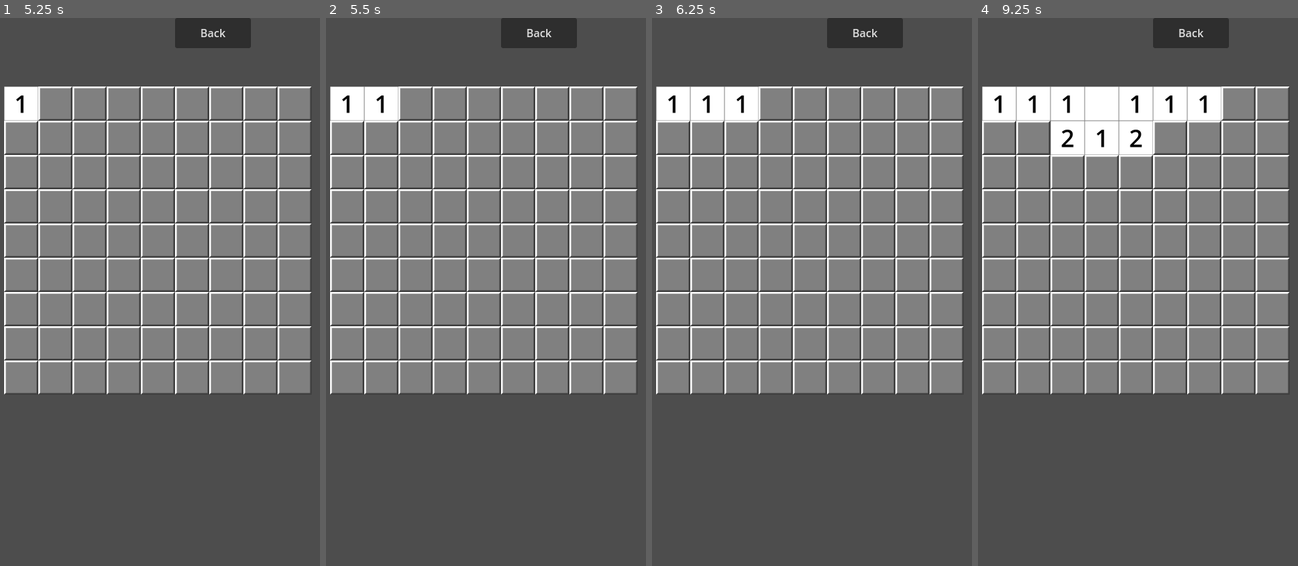
Above: before the commit, frames 1-4 (left to right).
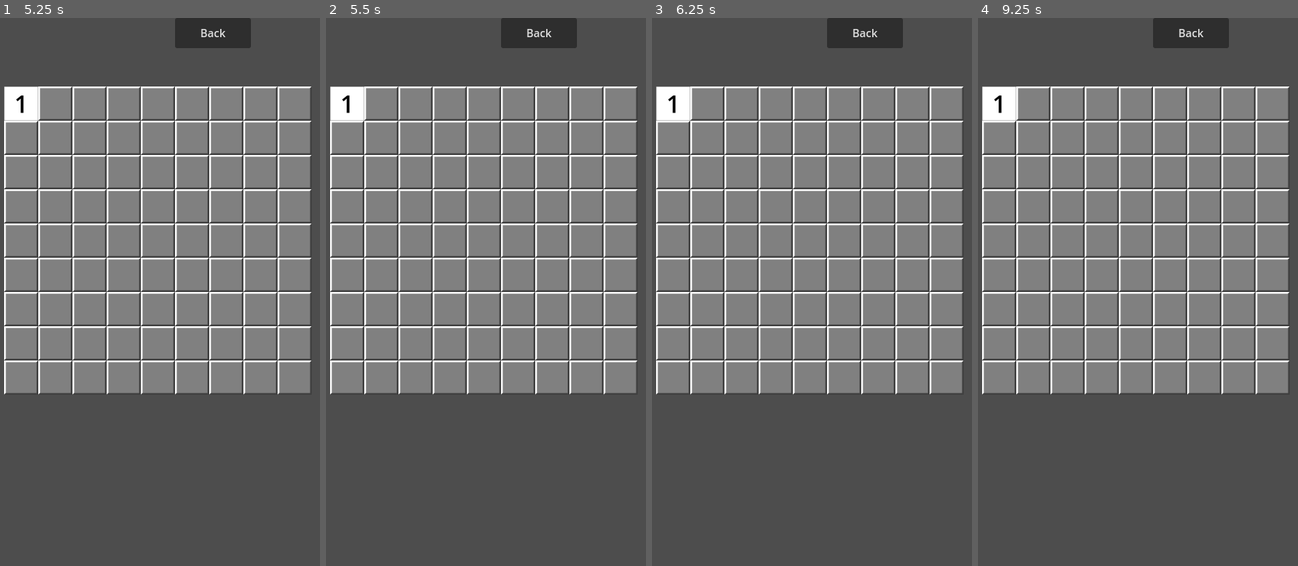
Above: after the commit, the same moments.

Repository: Jean-JacquesValmont/DemineurMultijoueur
Game: Godot game, scene res://Scene/Menu.tscn
Two runs of this game, one before a commit and one after it. Both use one fixed random seed, a clock stepped at 60 frames per second and the inputs below.
Inputs (mouse positions are in pixels of both pictures, inside the frame that each line leads up to):
- Up to frame 1 (5.25 s): click "Host" at 0.5 s; click "Join" at 1.25 s; click "Jouer" at 2 s; click "Back" at 2.75 s; click "Jouer" at 3.5 s; tap Enter at 4.25 s; move the mouse to (22, 105) at 4.27 s; click (22, 105) at 4.42 s; tap Space at 5 s; move the mouse to (54, 105) at 5.02 s; click (54, 105) at 5.17 s
- Up to frame 2 (5.5 s): no input
- Up to frame 3 (6.25 s): tap Enter at 5.75 s; move the mouse to (741, 105) at 5.77 s; click (741, 105) at 5.92 s
- Up to frame 4 (9.25 s): tap Space at 6.5, 8 s; move the mouse to (1102, 105) at 6.52 s; click (1102, 105) at 6.67 s; tap Enter at 7.25 s; move the mouse to (1134, 105) at 7.27 s; click (1134, 105) at 7.42 s; move the mouse to (1170, 105) at 8.02 s; click (1170, 105) at 8.17 s; move the mouse to (1205, 105) at 8.77 s; click (1205, 105) at 8.92 s

Frame 1 is identical in both runs. In frame 2, 0.6% of the frame differs, in the area x 11-23%, y 12-19%; in frame 3, 1.3%; in frame 4, 5.8%, in the area x 11-77%, y 12-25%.

Commit message:
Update the multiplayer by getting to have the id of the connected players.

Diff:
--- a/Scene/Menu.tscn
+++ b/Scene/Menu.tscn
@@ -161,6 +161,7 @@
 theme_override_font_sizes/font_size = 15
 
 [node name="MultiplayerSpawner" type="MultiplayerSpawner" parent="."]
+_spawnable_scenes = PackedStringArray("res://Scene/Player.tscn")
 spawn_path = NodePath("..")
 
 [connection signal="pressed" from="ButtonHost" to="." method="_on_button_host_pressed"]
--- /dev/null
+++ b/Scene/Player.tscn
@@ -0,0 +1,14 @@
+[gd_scene load_steps=3 format=3 uid="uid://tgw5ogkn2qyg"]
+
+[ext_resource type="Script" path="res://Script/Player.gd" id="1_nh382"]
+
+[sub_resource type="SceneReplicationConfig" id="SceneReplicationConfig_8u835"]
+properties/0/path = NodePath(".:position")
+properties/0/spawn = true
+properties/0/replication_mode = 1
+
+[node name="Player" type="Node2D"]
+script = ExtResource("1_nh382")
+
+[node name="MultiplayerSynchronizer" type="MultiplayerSynchronizer" parent="."]
+replication_config = SubResource("SceneReplicationConfig_8u835")
--- a/Scene/Square.tscn
+++ b/Scene/Square.tscn
@@ -8,11 +8,6 @@
 
 [sub_resource type="RectangleShape2D" id="RectangleShape2D_d7kvq"]
 size = Vector2(100, 100)
-
-[sub_resource type="SceneReplicationConfig" id="SceneReplicationConfig_851ph"]
-properties/0/path = NodePath(".:position")
-properties/0/spawn = true
-properties/0/replication_mode = 1
 
 [node name="Square" type="Sprite2D"]
 scale = Vector2(0.5, 0.5)
@@ -50,7 +45,4 @@
 horizontal_alignment = 1
 vertical_alignment = 1
 
-[node name="MultiplayerSynchronizer" type="MultiplayerSynchronizer" parent="."]
-replication_config = SubResource("SceneReplicationConfig_851ph")
-
 [connection signal="input_event" from="Area2D" to="." method="_on_area_2d_input_event"]
--- a/Script/GlobalVariable.gd
+++ b/Script/GlobalVariable.gd
@@ -1,10 +1,12 @@
 extends Node
 
 var peer = ENetMultiplayerPeer.new()
+var rng = RandomNumberGenerator.new()
 var boardGame = []
 var line = 9
 var column = 9
 var bomb = 10
+var turnPlayer1 = true
 var firstSquareClicked = false
 var bombExplosed = false
 var winGame = false
--- a/Script/Menu.gd
+++ b/Script/Menu.gd
@@ -1,4 +1,6 @@
 extends Control
+
+@export var playerScene: PackedScene = preload("res://Scene/Player.tscn")
 
 # Called when the node enters the scene tree for the first time.
 func _ready():
@@ -13,14 +15,19 @@
 	multiplayer.multiplayer_peer = GlobalVariable.peer
 	multiplayer.peer_connected.connect(_add_player)
 	_add_player()
+	print(multiplayer.get_unique_id())
 	get_node("MultiplayerText").text = "Vous venez de créer un salon."
 
 func _add_player(id = 1):
-	call_deferred("add_child")
+	var player = playerScene.instantiate()
+	player.name = str(id)
+	get_node("/root").add_child(player)
+	#call_deferred("add_child",player)
 
 func _on_button_join_pressed():
 	GlobalVariable.peer.create_client("localhost", 135)
 	multiplayer.multiplayer_peer = GlobalVariable.peer
+	print(multiplayer.get_unique_id())
 	get_node("MultiplayerText").text = "Vous venez de rejoindre un salon."
 
 func _on_spin_box_line_value_changed(value):
--- /dev/null
+++ b/Script/Player.gd
@@ -0,0 +1,13 @@
+extends Node2D
+
+
+# Called when the node enters the scene tree for the first time.
+func _ready():
+	pass # Replace with function body.
+
+# Called every frame. 'delta' is the elapsed time since the previous frame.
+func _process(delta):
+	pass
+
+func _enter_tree():
+	set_multiplayer_authority(name.to_int())
--- a/Script/Square.gd
+++ b/Script/Square.gd
@@ -4,7 +4,6 @@
 var j = null
 var hasClicked = false
 var numberOfBombAround = 0
-var rng = RandomNumberGenerator.new()
 
 # Called when the node enters the scene tree for the first time.
 func _ready():
@@ -18,16 +17,28 @@
 		hasClicked = false
 
 func _on_area_2d_input_event(viewport, event, shape_idx):
-	if GlobalVariable.bombExplosed == false and GlobalVariable.winGame == false:
-		if event is InputEventMouseButton:
-			if event.button_index == MOUSE_BUTTON_LEFT and event.is_released():
-				rpc("firstClickSeed")
-				rpc("clickSquare")
-			if event.button_index == MOUSE_BUTTON_RIGHT and event.is_released():
-				if get_node("SquareWithFlag").visible == false and get_node("SquareEmpty").visible == false:
-					get_node("SquareWithFlag").visible = true
-				elif get_node("SquareWithFlag").visible == true:
-					get_node("SquareWithFlag").visible = false
+	if multiplayer.get_unique_id() == 1 and GlobalVariable.turnPlayer1 == true:
+		if GlobalVariable.bombExplosed == false and GlobalVariable.winGame == false:
+			if event is InputEventMouseButton:
+				if event.button_index == MOUSE_BUTTON_LEFT and event.is_released():
+					rpc("firstClickSeed")
+					rpc("clickSquare")
+				if event.button_index == MOUSE_BUTTON_RIGHT and event.is_released():
+					if get_node("SquareWithFlag").visible == false and get_node("SquareEmpty").visible == false:
+						get_node("SquareWithFlag").visible = true
+					elif get_node("SquareWithFlag").visible == true:
+						get_node("SquareWithFlag").visible = false
+	if multiplayer.get_unique_id() != 1 and GlobalVariable.turnPlayer1 == false:
+		if GlobalVariable.bombExplosed == false and GlobalVariable.winGame == false:
+			if event is InputEventMouseButton:
+				if event.button_index == MOUSE_BUTTON_LEFT and event.is_released():
+					rpc("firstClickSeed")
+					rpc("clickSquare")
+				if event.button_index == MOUSE_BUTTON_RIGHT and event.is_released():
+					if get_node("SquareWithFlag").visible == false and get_node("SquareEmpty").visible == false:
+						get_node("SquareWithFlag").visible = true
+					elif get_node("SquareWithFlag").visible == true:
+						get_node("SquareWithFlag").visible = false
 
 @rpc("any_peer", "call_local") func clickSquare():
 	if GlobalVariable.firstSquareClicked == false:
@@ -46,9 +57,10 @@
 		elif GlobalVariable.boardGame[i][j] == "bomb":
 			get_node("SquareWithBomb").visible = true
 			GlobalVariable.bombExplosed = true
+	GlobalVariable.turnPlayer1 = !GlobalVariable.turnPlayer1
 
 @rpc("any_peer", "call_local") func setRandomSeed(seed_value: int):
-	rng.seed = seed_value # Fixe la graine pour avoir la même séquence sur tous les joueurs
+	GlobalVariable.rng.seed = seed_value # Fixe la graine pour avoir la même séquence sur tous les joueurs
 
 @rpc("any_peer", "call_local") func firstClickSeed():
 	var seed_value = RandomNumberGenerator.new().randi()
@@ -59,8 +71,8 @@
 func placeBombs(numberOfBomb):
 	var placedBombs = 0
 	while placedBombs < numberOfBomb:
-		var random_row = rng.randi_range(0, int(GlobalVariable.line) - 1)
-		var random_col = rng.randi_range(0, int(GlobalVariable.column) - 1)
+		var random_row = GlobalVariable.rng.randi_range(0, int(GlobalVariable.line) - 1)
+		var random_col = GlobalVariable.rng.randi_range(0, int(GlobalVariable.column) - 1)
 
 		# Vérifie s'il n'y a pas déjà une bombe à cette position
 		if GlobalVariable.boardGame[random_row][random_col] != "bomb" and random_row != i and random_col != j:
Not shown: 1 places in Scene/Square.tscn that only renumber resources
Not shown, added: Scene/Gam1196.tmp
